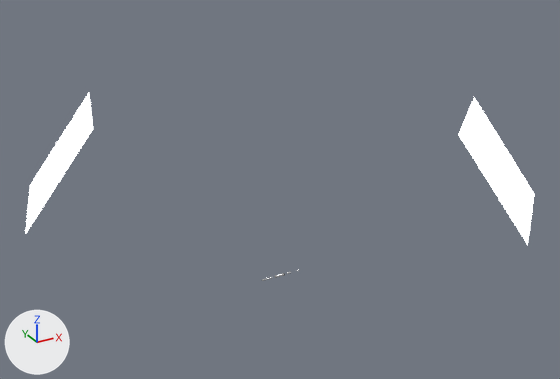
The Blender file Collet.blend, before and after one commit.
One viewpoint serves both versions: a 50 mm camera at (-3.16, -5.75, 3.78) aimed at (0.05, 0.09, 0.86). The lights are fixed; the arrows at lower left show +X, +Y and +Z.

In view in the first picture: 'Lamp.1', 'Lamp.2'.
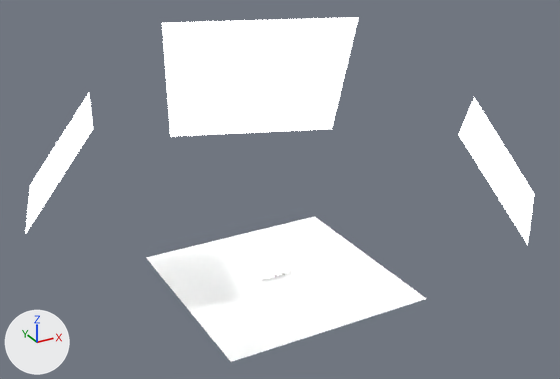
Boxes [x1, y1, x2, y2] around the edits, measured in the pictures (560 x 379 px):
```json
{"object": "Floor", "change": "shown", "after": [146, 217, 427, 362]}
{"object": "Lamp.0", "change": "shown", "after": [162, 17, 359, 137]}
```

Edits to the scene script, one JSON object a line:
```json
{"op": "remove", "block": "ob_floor", "code": "ob_floor.hide_viewport = True"}
{"op": "remove", "block": "ob_lamp_0", "code": "ob_lamp_0.hide_viewport = True"}
```
